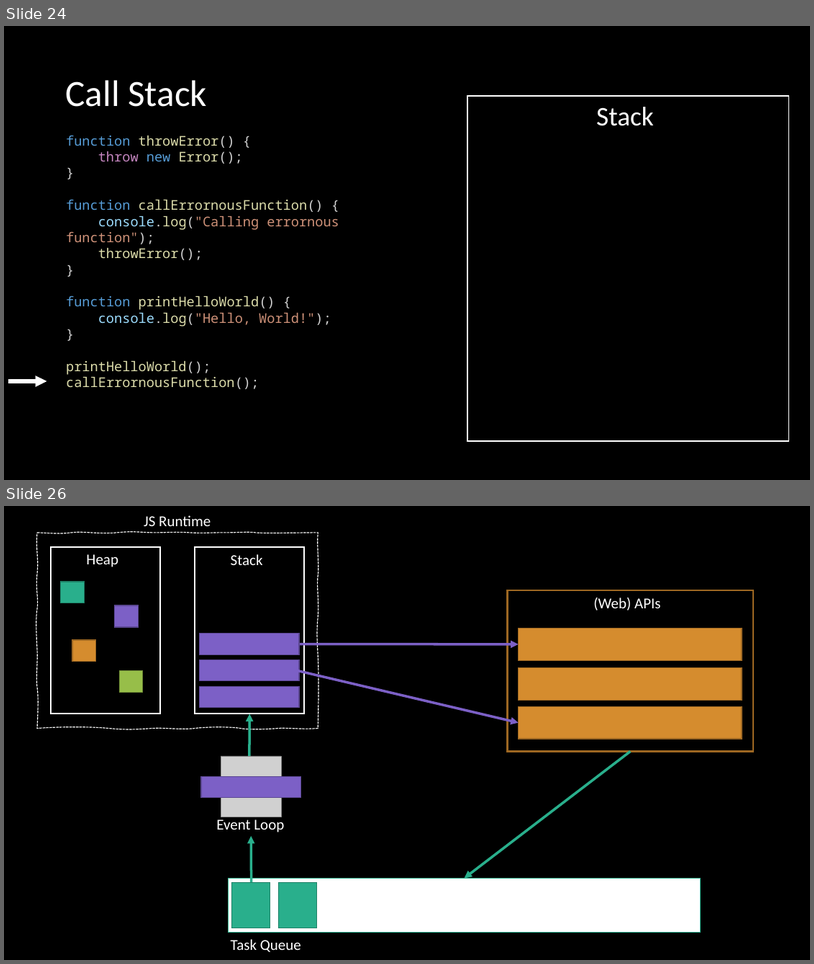
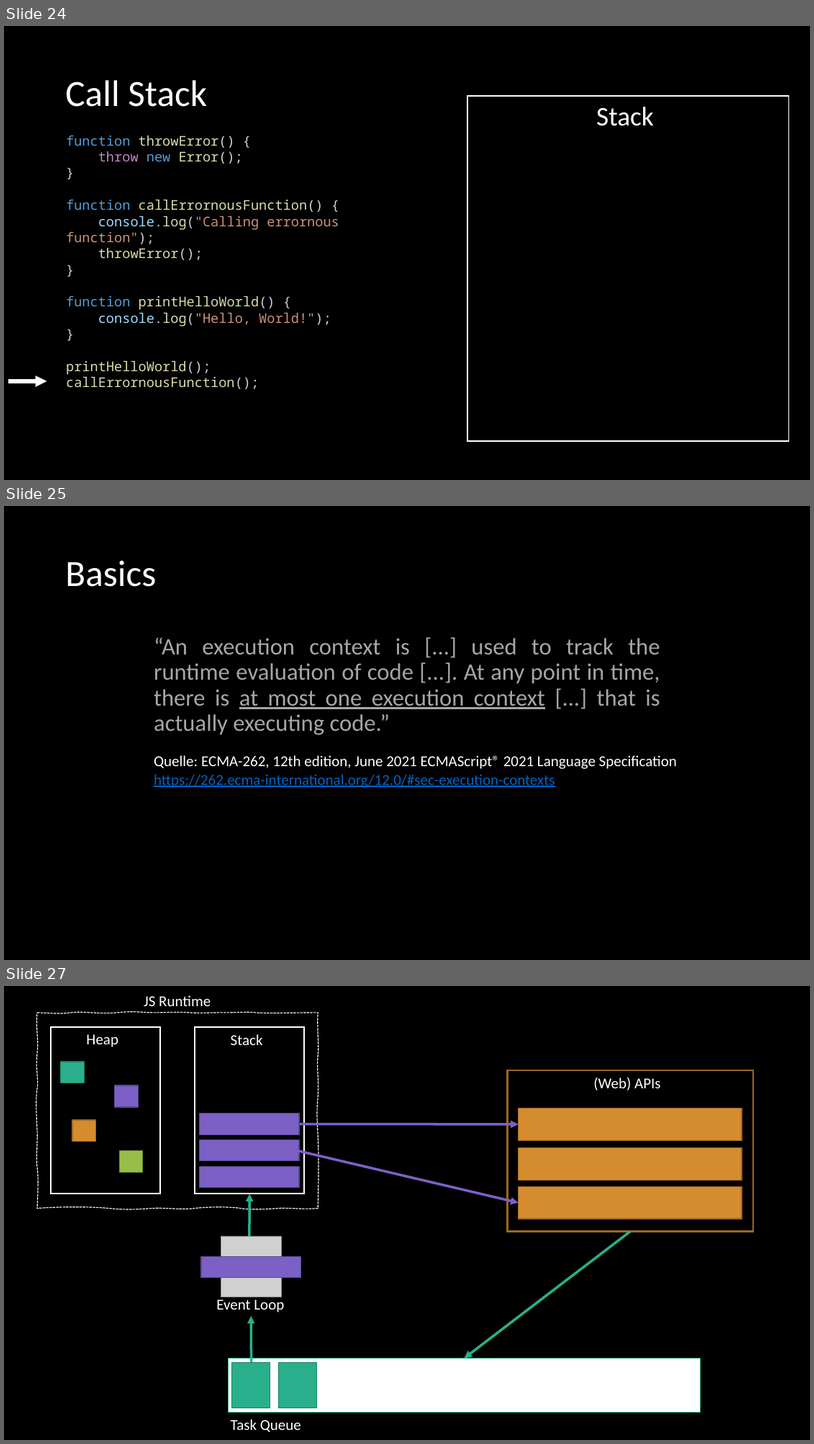
Before and after one commit to twobiers/webtech-workshop-js-async, a slide deck: slides/Presentation.pptx. Shown one above the other, each under a label of ours: slides 24 and 26 before the commit, slides 24, 25 and 27 after it; the slides between them are not shown. The pictures are 814x964 and 814x1444 pixels, drawn with LibreOffice and Linux fonts; fonts in the diff are those of the drawing; grey boxes stand for pictures. Boxes give left, top, right and bottom in pixels: in the first picture for what was removed or moved away, otherwise in the second. Text is boxed around its words. In the diff, an @@ line names an element or a change of style, - is before the commit and + after.

```diff
--- a/slides/Presentation.pptx
+++ b/slides/Presentation.pptx
@@ slide 25 added at bbox=[4, 506, 810, 960], background #000000 @@
@@ title added at bbox=[65, 560, 156, 587], 44 pt, text #FFFFFF @@
+Basics
@@ text added at bbox=[154, 637, 661, 735], 28 pt, text #A6A6A6 @@
+“An execution context is [...] used to track the runtime evaluation of code [...]. At any point in time, there is at most one execution context [...] that is actually executing code.”
@@ text added at bbox=[154, 755, 677, 788], 18 pt, text #FFFFFF @@
+Quelle: ECMA-262, 12th edition, June 2021 ECMAScript® 2021 Language Specification
+https://262.ecma-international.org/12.0/#sec-execution-contexts
@@ what was slide 26 is now slide 27 @@
```
Also in this commit, not shown: 2 slides changed, 1 other slide added.
